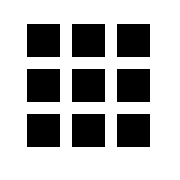
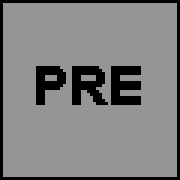
Revision of a layered 180 x 180 image; what changed, layer by layer:
removed layer "Importierte Ablage" over [27, 24, 150, 147]
added layer "PRE" above "Schrift" over [36, 66, 141, 105]
added layer "Schrift" above "AGCoff2.png" over [33, 51, 153, 117]
renamed "Hintergrund" to "AGCoff2.png", opacity 0% → 100%, painted on it over [0, 0, 180, 180]
